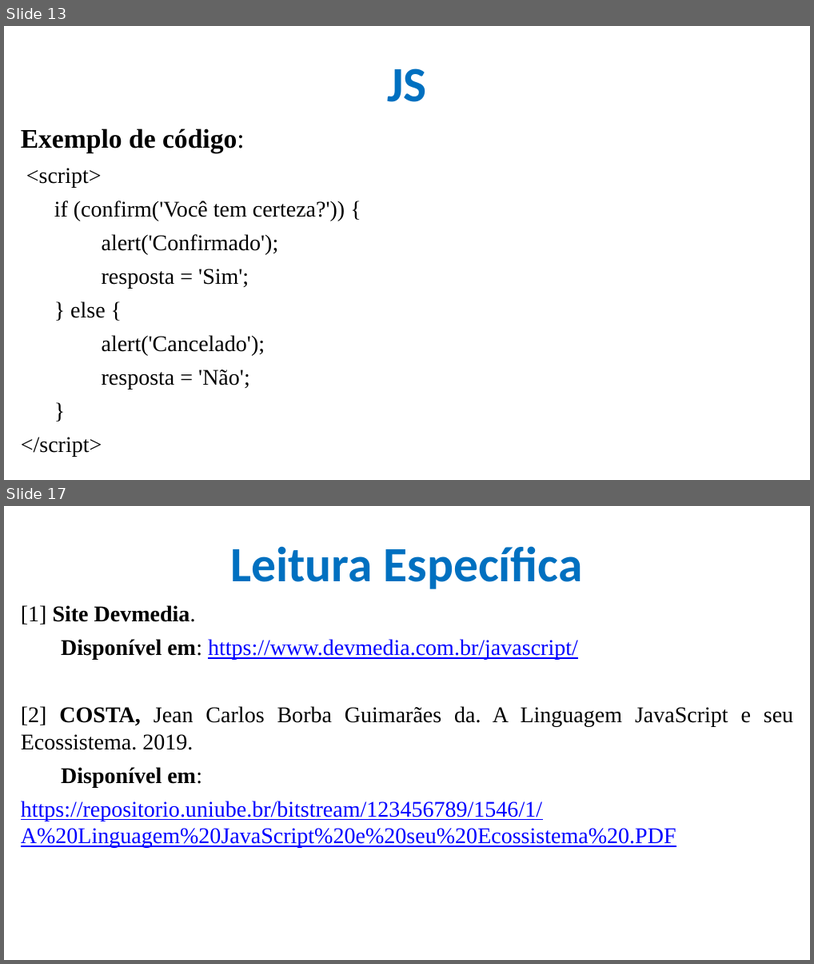
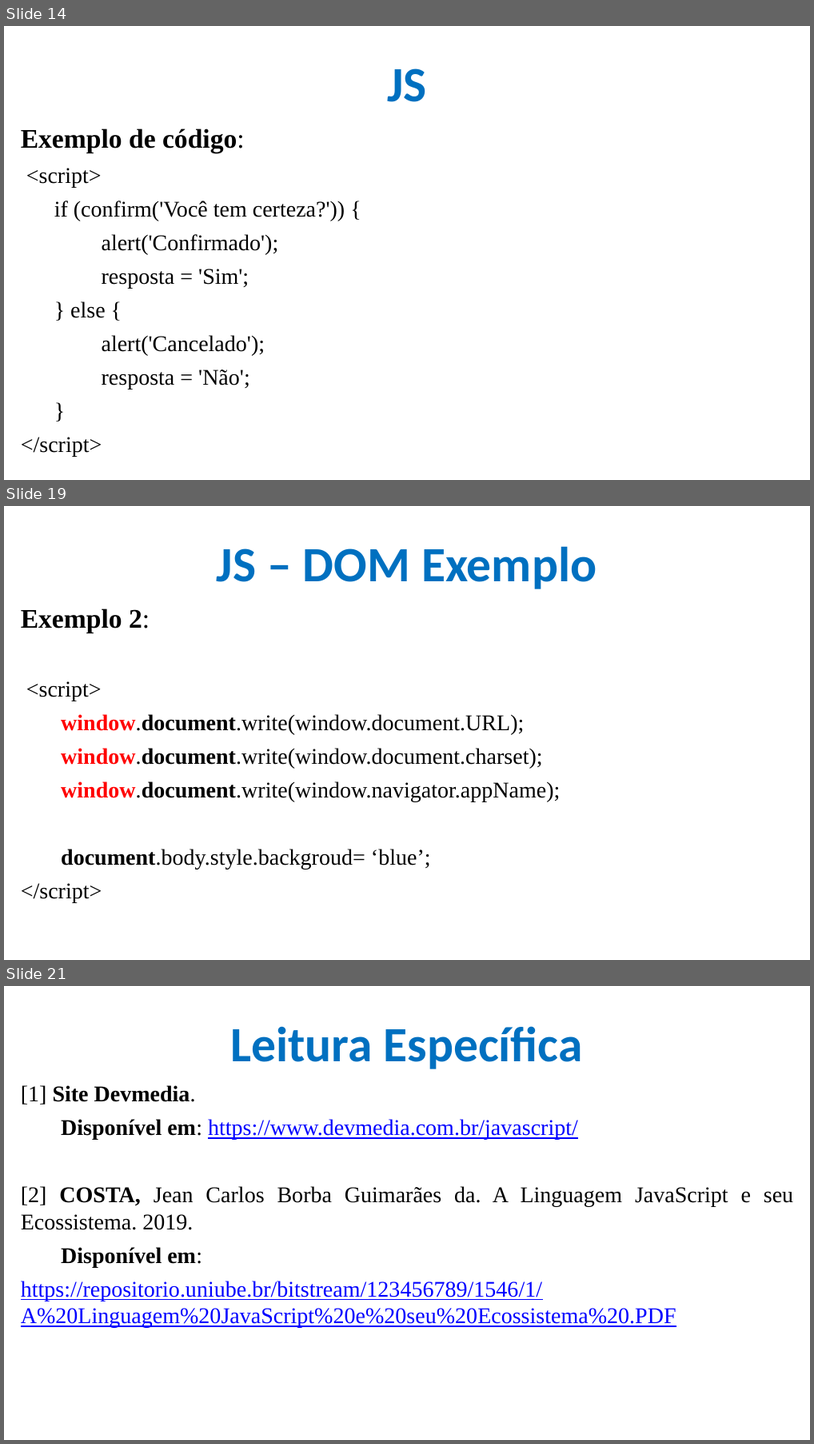
Before and after one commit to CloudEducationBrazil/WydenDesenvolvimentoWebPHP, a slide deck: 01 Classes/Aula 08 Desenvolvimento Web PHP - JS.pptx. Shown one above the other, each under a label of ours: slides 13 and 17 before the commit, slides 14, 19 and 21 after it; the slides between them are not shown. The pictures are 814x964 and 814x1444 pixels, drawn with LibreOffice and Linux fonts; fonts in the diff are those of the drawing; background and template pictures are left out. Boxes give left, top, right and bottom in pixels: in the first picture for what was removed or moved away, otherwise in the second. Text is boxed around its words. In the diff, an @@ line names an element or a change of style, - is before the commit and + after.

```diff
--- a/01 Classes/Aula 08 Desenvolvimento Web PHP - JS.pptx
+++ b/01 Classes/Aula 08 Desenvolvimento Web PHP - JS.pptx
@@ slide 19 added at [4,506,810,960], background picture (left out) @@
@@ title added at [217,546,597,589], 44 pt, text #0070C0, bold @@
+JS – DOM Exemplo
@@ text added at [21,608,560,902], 20 pt, text #000000 @@
+Exemplo 2:
+<script>
+window.document.write(window.document.URL);
+window.document.write(window.document.charset);
+window.document.write(window.navigator.appName);
+document.body.style.backgroud= ‘blue’;
+</script>
@@ what was slide 13 is now slide 14 @@
@@ what was slide 17 is now slide 21 @@
```
Also in this commit, not shown: 1 slide changed, 4 other slides added, 1 slide removed, 1 other file.
